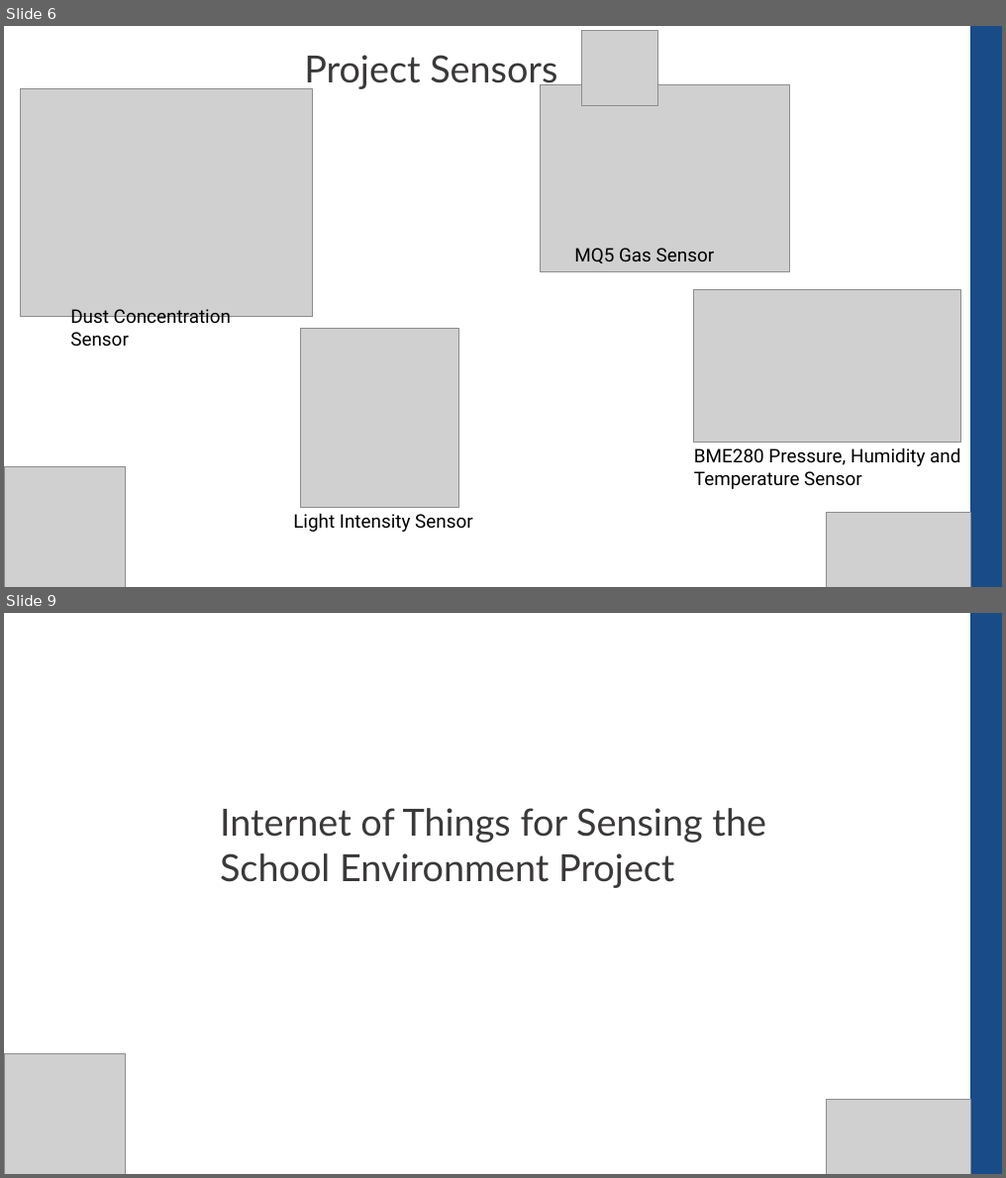
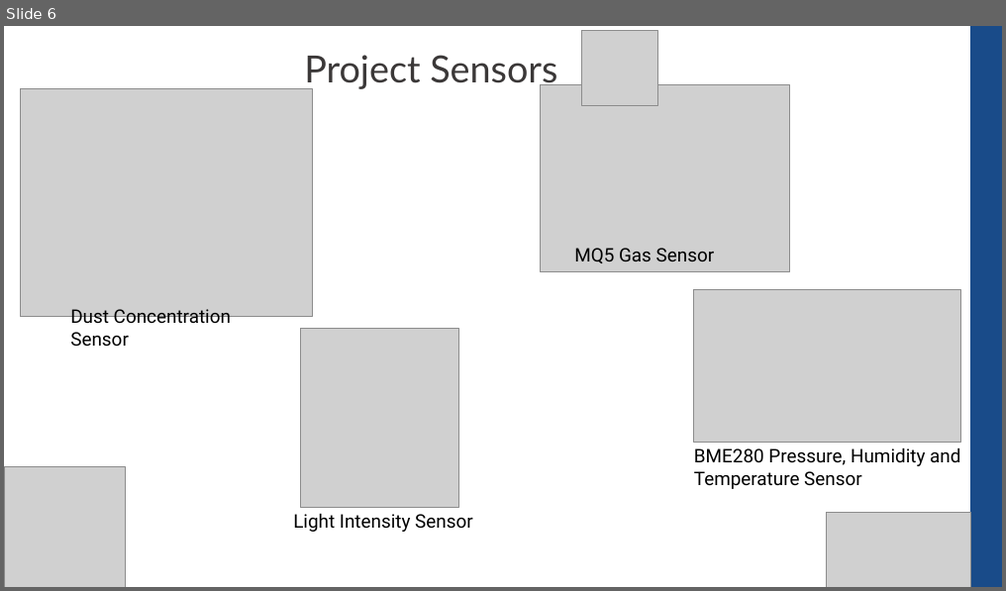
Before and after one commit to CompEng0001/IoT-and-Our-Schools-Environments-for-Education, a slide deck: Lessons/Sensors_101.pptx. Shown one above the other, each under a label of ours: slides 6 and 9 before the commit, slide 6 after it; the slides between them are not shown. The pictures are 1006x1178 and 1006x591 pixels, drawn with LibreOffice and Linux fonts; fonts in the diff are those of the drawing; grey boxes stand for pictures. Boxes give left, top, right and bottom in pixels: in the first picture for what was removed or moved away, otherwise in the second. Text is boxed around its words. In the diff, an @@ line names an element or a change of style, - is before the commit and + after.

```diff
--- a/Lessons/Sensors_101.pptx
+++ b/Lessons/Sensors_101.pptx
@@ slide 9 removed at [4,613,1002,1174], background #FFFFFF @@
@@ rectangle removed at [971,613,1002,1174] @@
@@ text removed at [220,808,766,888] @@
-Internet of Things for Sensing the School Environment Project
@@ picture removed at [5,1054,126,1174] @@
@@ picture removed at [826,1100,971,1174] @@
```
Also in this commit, not shown: 3 slides changed, 2 slides added.
